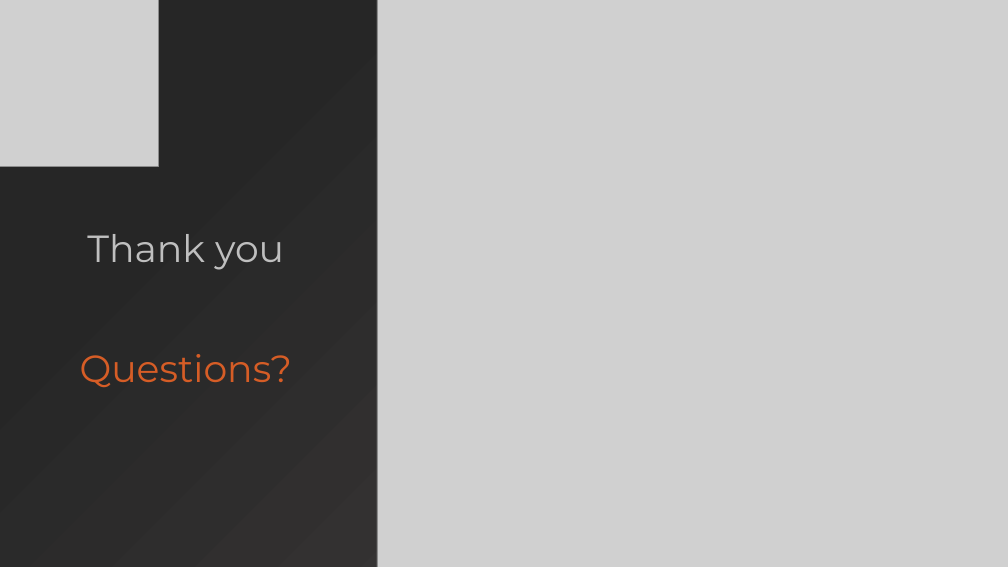
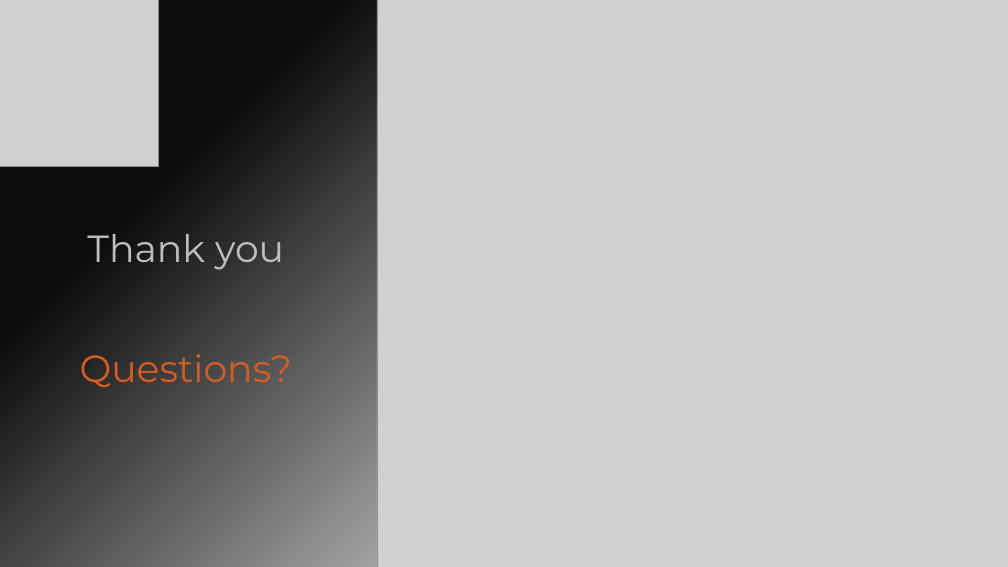
Before and after one commit to MrBonedud/Black-Box-Simulation-Optimization, a slide deck: slide 16 of Operations Research.pptx (slide 7 before the commit). Drawn at 1008x567 pixels with LibreOffice and Linux fonts; fonts in the diff are those of the drawing; grey boxes stand for pictures. Boxes give left, top, right and bottom in pixels: in the first picture for what was removed or moved away, otherwise in the second. Text is boxed around its words. In the diff, an @@ line names an element or a change of style, - is before the commit and + after.

```diff
--- a/Operations Research.pptx
+++ b/Operations Research.pptx
@@ background gradient #3B3838 to #262626 to gradient #F2F2F2 to #0D0D0D @@
```
Also in this commit, not shown: 6 other slides changed, 9 slides added, 2 other files.
